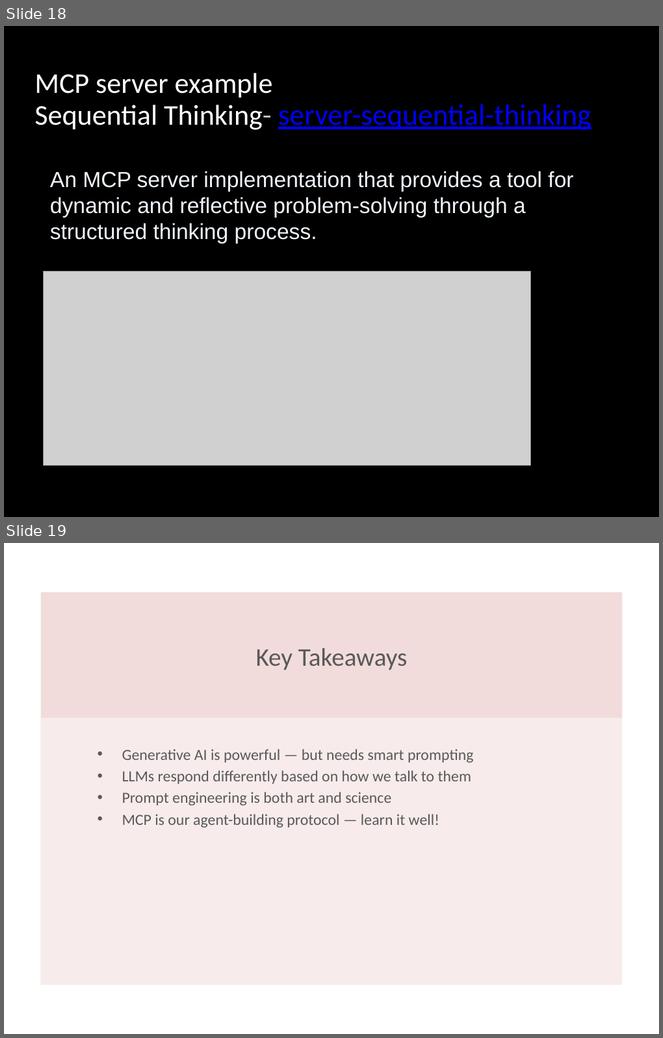
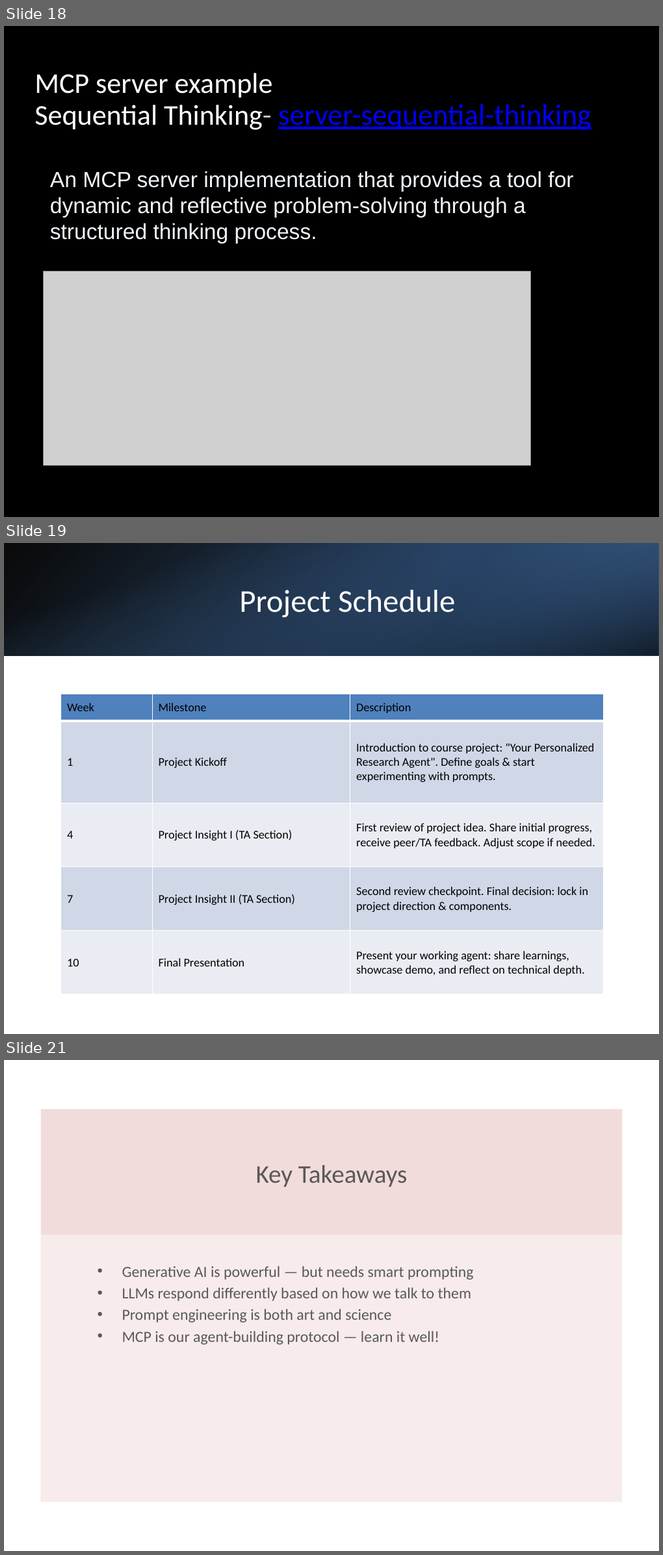
Before and after one commit to inference-ai-course/MLE_in_Gen_AI-Course, a slide deck: Class1/course_overview_presentation.pptx. Shown one above the other, each under a label of ours: slides 18 and 19 before the commit, slides 18, 19 and 21 after it; the slides between them are not shown. The pictures are 663x1038 and 663x1555 pixels, drawn with LibreOffice and Linux fonts; fonts in the diff are those of the drawing; grey boxes stand for pictures. Boxes give left, top, right and bottom in pixels: in the first picture for what was removed or moved away, otherwise in the second. Text is boxed around its words. In the diff, an @@ line names an element or a change of style, - is before the commit and + after.

Commit message:
'updates week 1 & Week 4 slides

```diff
--- a/Class1/course_overview_presentation.pptx
+++ b/Class1/course_overview_presentation.pptx
@@ slide 19 added at box(4, 543, 659, 1034), background #FFFFFF @@
@@ rectangle added at box(4, 543, 659, 655), fill gradient #000000 to #376092 @@
@@ rectangle added at box(4, 543, 659, 655), fill gradient #4F81BD to #000000 @@
@@ rectangle added at box(441, 543, 659, 655), fill gradient #254061 to #4F81BD @@
@@ title added at box(239, 590, 455, 618), 35 pt, text #FFFFFF @@
+Project Schedule
@@ table added at box(61, 694, 603, 995), 5 rows, 3 columns @@
+Week | Milestone | Description
+1 | Project Kickoff | Introduction to course project: "Your Personalized Research Agent". Define goals & start experimenting with prompts.
+4 | Project Insight I (TA Section) | First review of project idea. Share initial progress, receive peer/TA feedback. Adjust scope if needed.
+7 | Project Insight II (TA Section) | Second review checkpoint. Final decision: lock in project direction & components.
+10 | Final Presentation | Present your working agent: share learnings, showcase demo, and reflect on technical depth.
@@ what was slide 19 is now slide 21 @@
```
Also in this commit, not shown: 2 slides changed, 1 other slide added, 6 other files.
